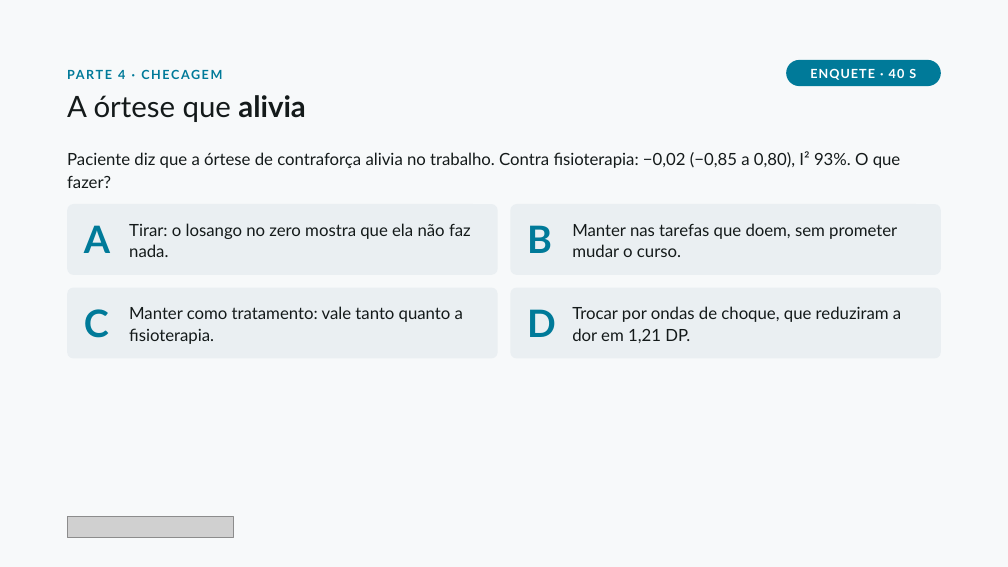
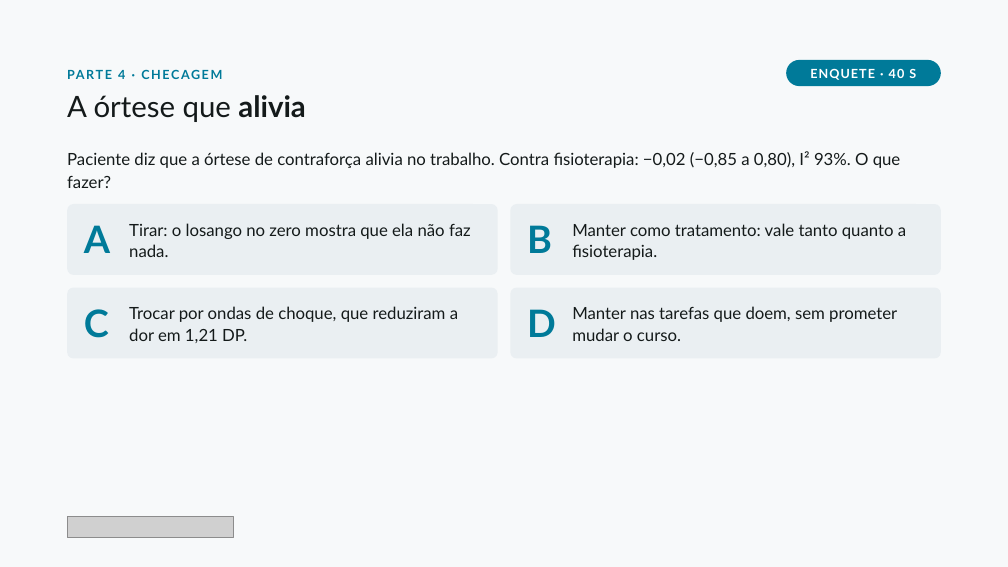
Before and after one commit to dossantosdanieel/illic, a slide deck: slide 29 of aulas/2026-11-cotovelo-lateral-2-reabilitacao/04_aula/cotovelo-lateral-2-reabilitacao.pptx. Drawn at 1008x567 pixels with LibreOffice and Linux fonts; fonts in the diff are those of the drawing; grey boxes stand for pictures. Boxes give left, top, right and bottom in pixels: in the first picture for what was removed or moved away, otherwise in the second. Text is boxed around its words. In the diff, an @@ line names an element or a change of style, - is before the commit and + after.

```diff
--- a/aulas/2026-11-cotovelo-lateral-2-reabilitacao/04_aula/cotovelo-lateral-2-reabilitacao.pptx
+++ b/aulas/2026-11-cotovelo-lateral-2-reabilitacao/04_aula/cotovelo-lateral-2-reabilitacao.pptx
@@ text added at [572, 223, 906, 260], 16 pt, text #141A1A @@
+Manter como tratamento: vale tanto quanto a fisioterapia.
@@ text at [129, 306, 458, 343]: text changed @@
-Manter como tratamento: vale tanto quanto a fisioterapia.
+Trocar por ondas de choque, que reduziram a dor em 1,21 DP.
@@ text "Manter nas tarefas que doem, ...": place and size @@
-text "Manter nas tarefas que doem, ..." at [572, 223, 897, 257]
+text "Manter nas tarefas que doem, ..." at [572, 306, 897, 341]
@@ text removed at [572, 306, 901, 343] @@
-Trocar por ondas de choque, que reduziram a dor em 1,21 DP.
```
Also in this commit, not shown: 8 other slides changed, 21 other files.
